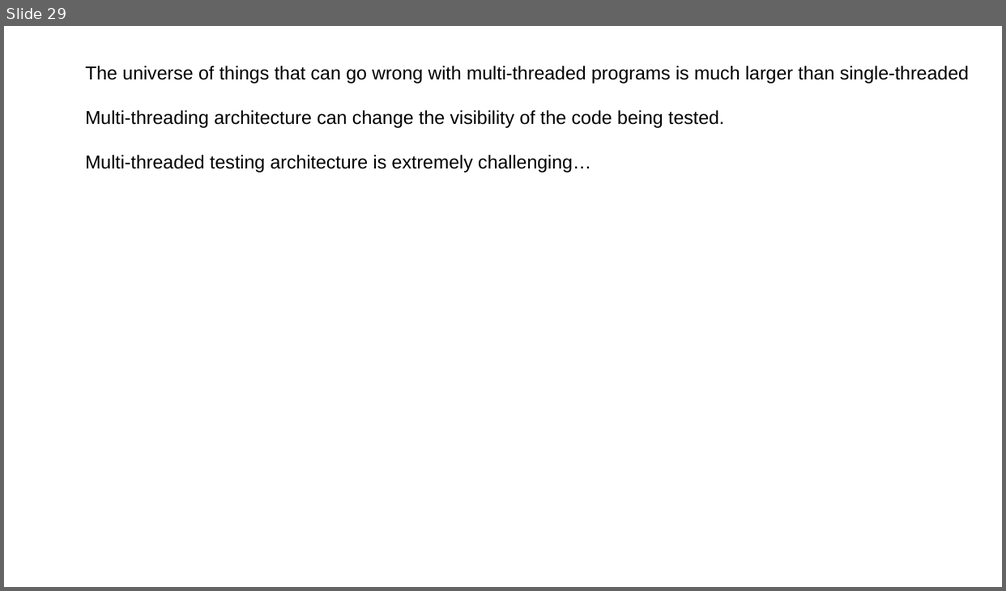
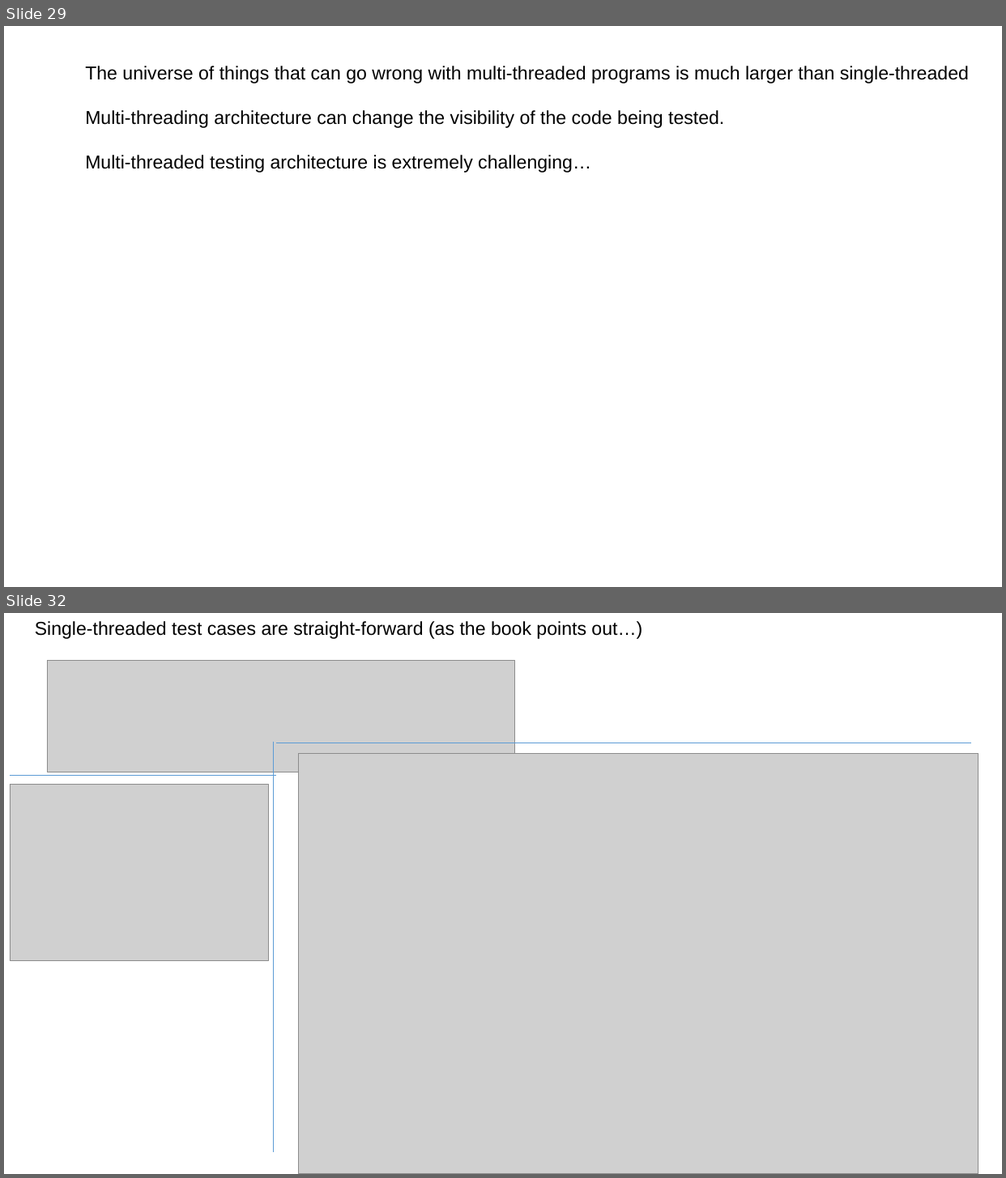
Before and after one commit to afodor/afodor.github.io, a slide deck: classes/prog2016/Prog3-Lecture20.pptx. Shown one above the other, each under a label of ours: slide 29 before the commit, slides 29 and 32 after it; the slides between them are not shown. The pictures are 1006x591 and 1006x1178 pixels, drawn with LibreOffice and Linux fonts; fonts in the diff are those of the drawing; grey boxes stand for pictures. Boxes give left, top, right and bottom in pixels: in the first picture for what was removed or moved away, otherwise in the second. Text is boxed around its words. In the diff, an @@ line names an element or a change of style, - is before the commit and + after.

Commit message:
all but multi-threaded test cases...

```diff
--- a/classes/prog2016/Prog3-Lecture20.pptx
+++ b/classes/prog2016/Prog3-Lecture20.pptx
@@ slide 32 added at (4,613,1002,1174), background #FFFFFF @@
@@ text added at (35,621,642,639), 18 pt, text #000000 @@
+Single-threaded test cases are straight-forward (as the book points out…)
@@ picture added at (48,660,515,773) @@
@@ line added from (273, 742) to (273, 1152), #5B9BD5 0.5 pt @@
@@ line added from (276, 743) to (971, 743), #5B9BD5 0.5 pt @@
@@ picture added at (298,753,978,1174) @@
@@ line added from (10, 776) to (276, 776), #5B9BD5 0.5 pt @@
@@ picture added at (10,785,269,960) @@
```
Also in this commit, not shown: 2 other slides added.
